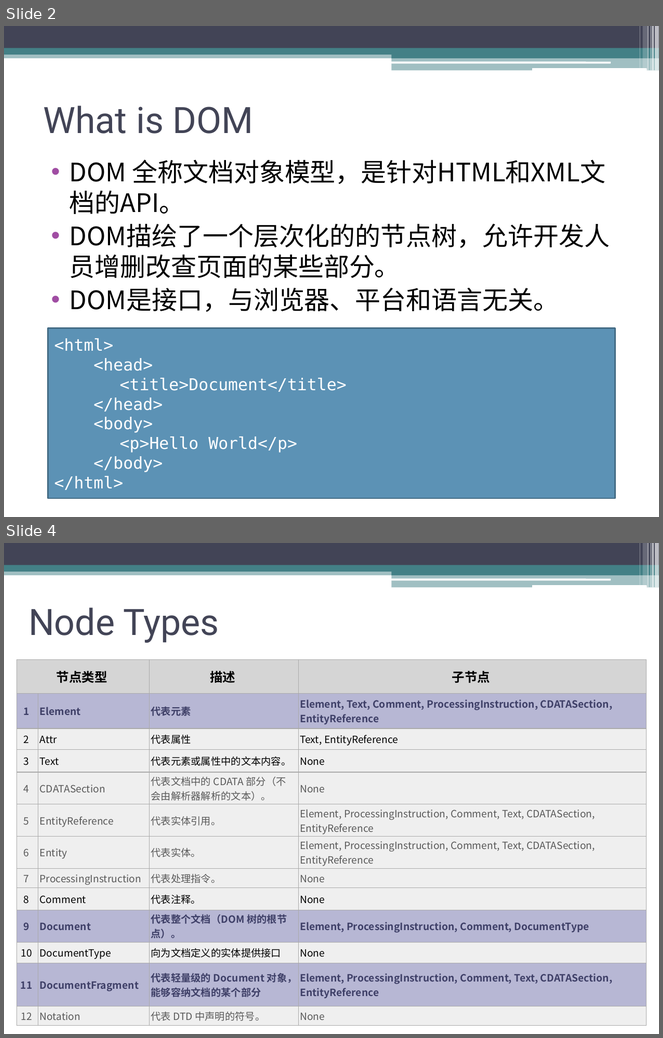
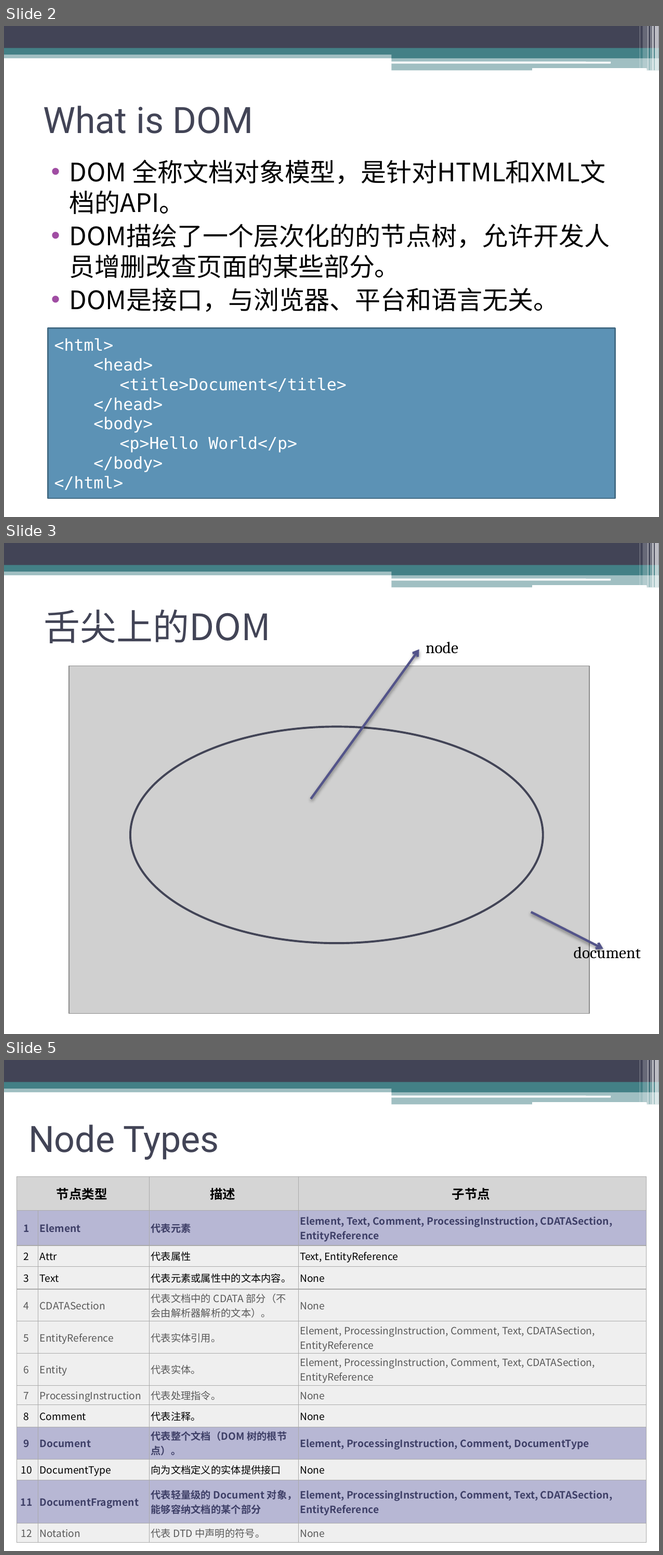
Before and after one commit to sophiazzw/Front_Library, a slide deck: manipulation.pptx. Shown one above the other, each under a label of ours: slides 2 and 4 before the commit, slides 2, 3 and 5 after it; the slides between them are not shown. The pictures are 663x1038 and 663x1555 pixels, drawn with LibreOffice and Linux fonts; fonts in the diff are those of the drawing; grey boxes stand for pictures. Boxes give left, top, right and bottom in pixels: in the first picture for what was removed or moved away, otherwise in the second. Text is boxed around its words. In the diff, an @@ line names an element or a change of style, - is before the commit and + after.

```diff
--- a/manipulation.pptx
+++ b/manipulation.pptx
@@ slide 3 added at (x1=4, y1=543, x2=659, y2=1034), background #FFFFFF; not listed: 13 template elements that a slide beside it also shows @@
@@ title added at (x1=44, y1=610, x2=271, y2=643), 40 pt, text #424456 @@
+舌尖上的DOM
@@ arrow added from (311, 799) to (419, 649), #53548A 2.5 pt @@
@@ text added at (x1=426, y1=642, x2=458, y2=654), 18 pt, text #000000 @@
+node
@@ picture added at (x1=69, y1=666, x2=589, y2=1014) @@
@@ ellipse added at (x1=130, y1=727, x2=543, y2=944), outline #424456 2.25 pt @@
@@ arrow added from (531, 913) to (604, 949), #53548A 2.5 pt @@
@@ text added at (x1=574, y1=943, x2=641, y2=962), 18 pt, text #000000 @@
+document
@@ what was slide 4 is now slide 5 @@
```
Also in this commit, not shown: 2 slides changed, 6 other slides added, 1 slide removed, 3 other files.
